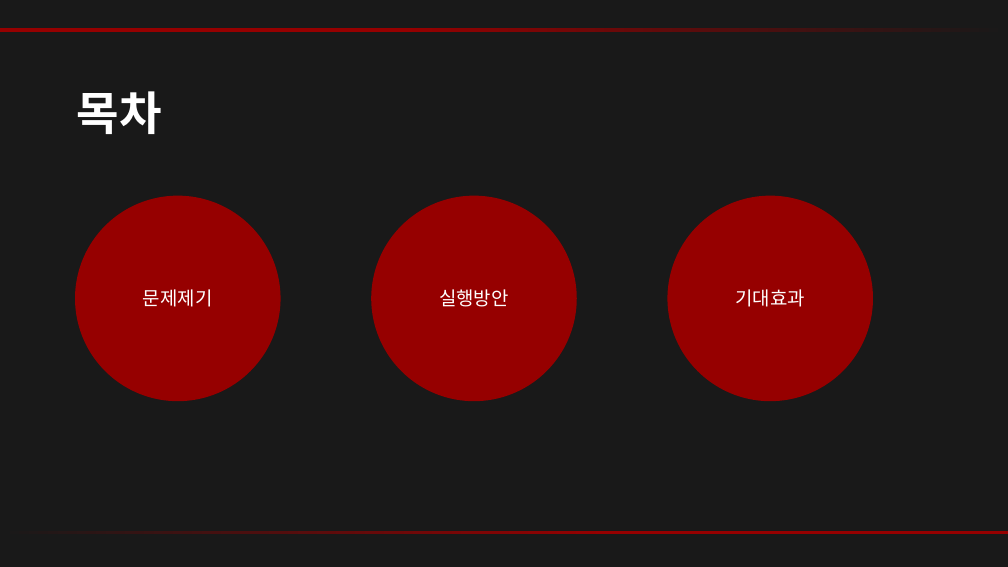
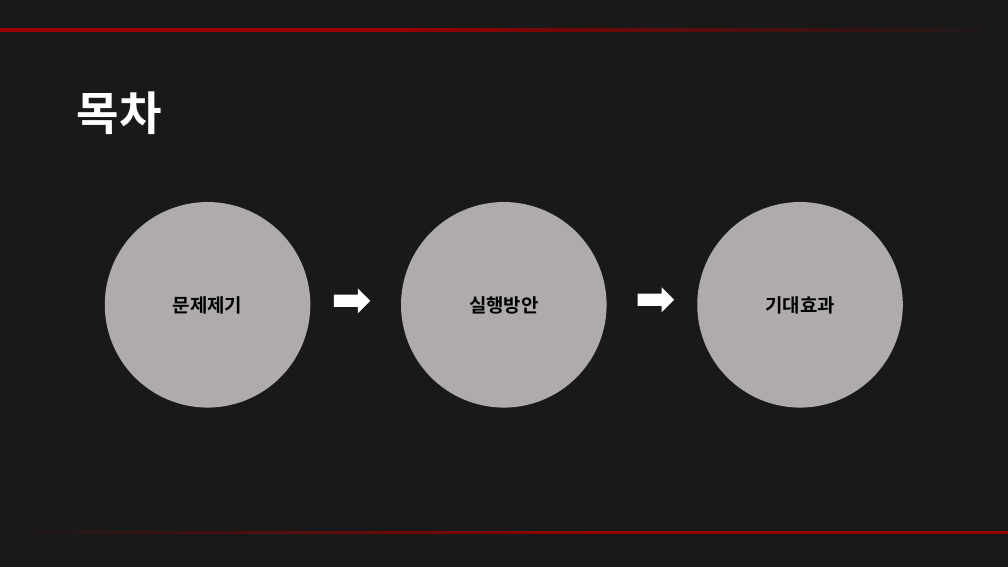
Before and after one commit to kyunakim/crawling-project, a slide deck: slide 3 of 청소년도박_PPT.pptx. Drawn at 1008x567 pixels with LibreOffice and Linux fonts; fonts in the diff are those of the drawing. Boxes give left, top, right and bottom in pixels: in the first picture for what was removed or moved away, otherwise in the second. Text is boxed around its words. In the diff, an @@ line names an element or a change of style, - is before the commit and + after.

```diff
--- a/청소년도박_PPT.pptx
+++ b/청소년도박_PPT.pptx
@@ 3 ellipses: place and size @@
-3 ellipses at (75, 196, 873, 402)
+3 ellipses at (105, 202, 903, 408)
@@ text colour #FFFFFF to #000000, bold on; fill #960000 to #AFABAB in 3 elements at (697, 202, 903, 408), (402, 202, 607, 408), (105, 202, 311, 408) @@
@@ right arrow added at (334, 290, 369, 312), fill #FFFFFF, outline #FFFFFF 1 pt @@
@@ right arrow added at (638, 289, 673, 312), fill #FFFFFF, outline #FFFFFF 1 pt @@
```
Also in this commit, not shown: 7 other slides changed, 14 slides added, 2 slides removed.
